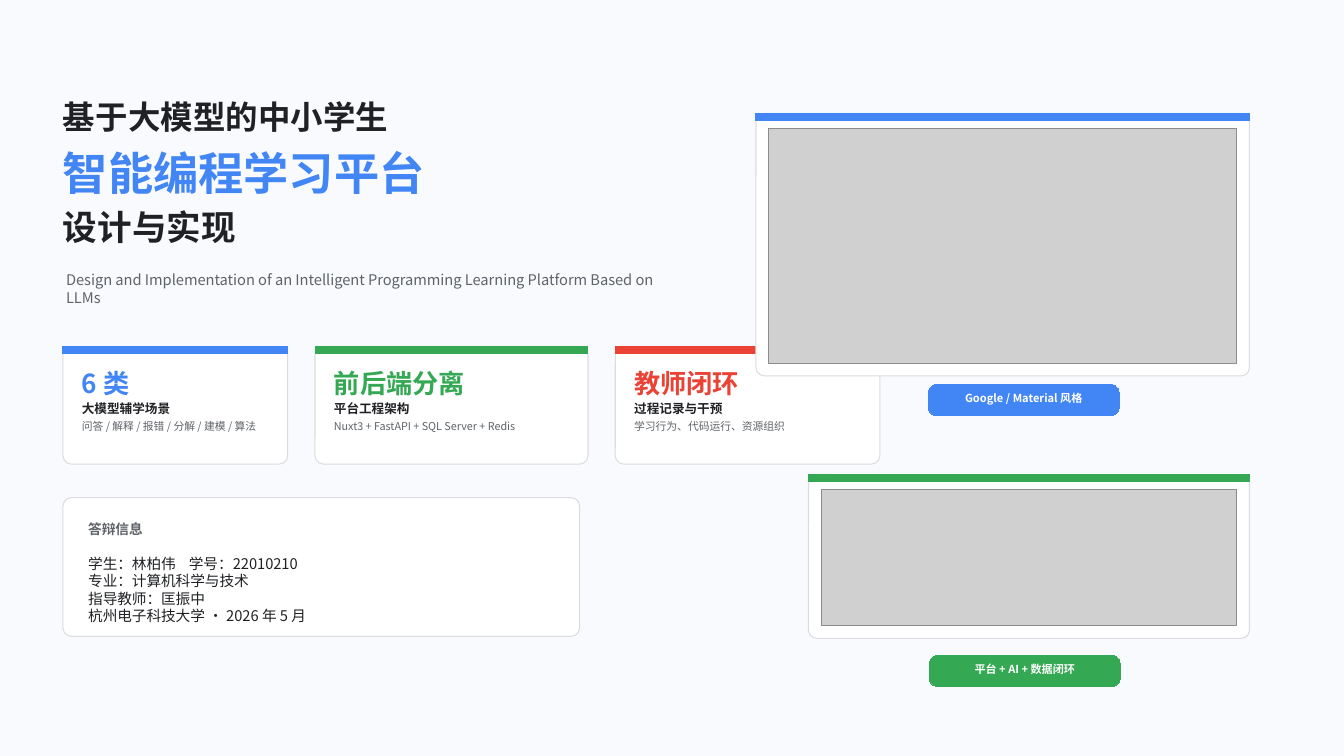
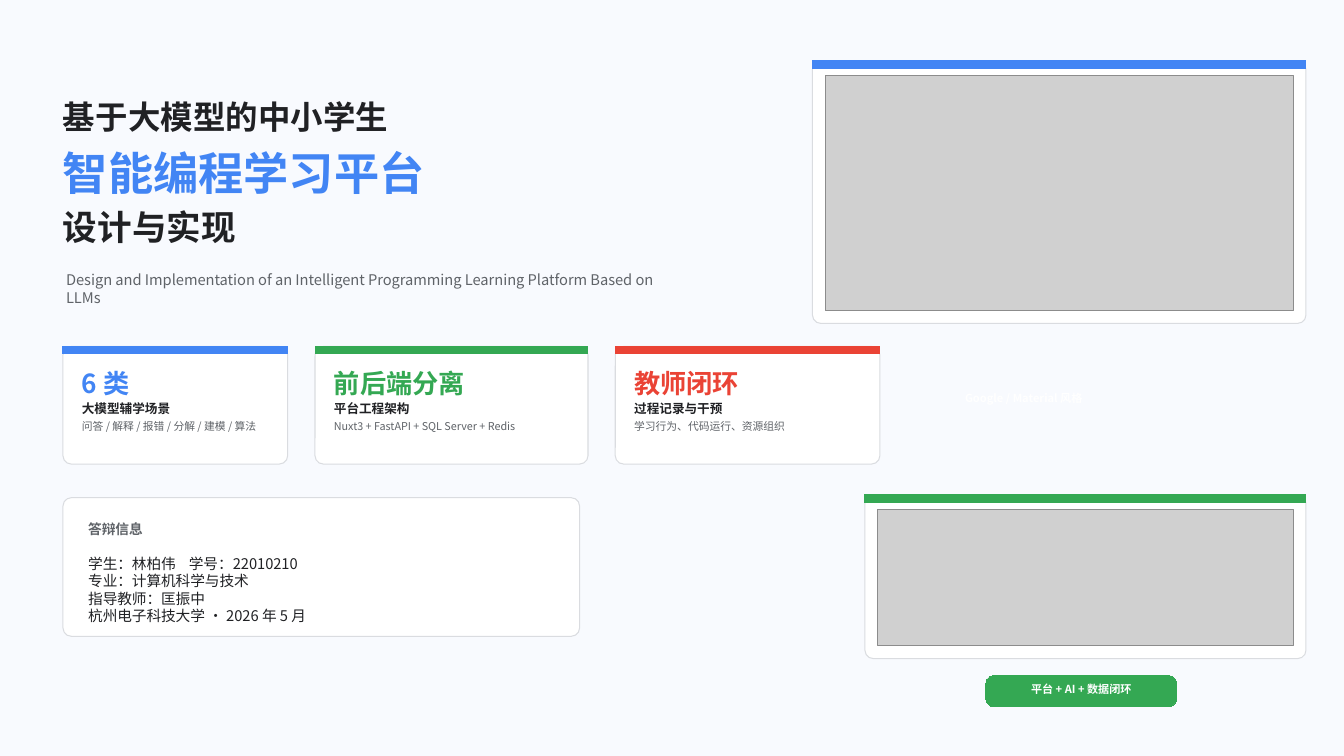
Before and after one commit to BoringLink/GraduationDesign, a slide deck: slide 1 of 毕业设计PPT/基于大模型的中小学生智能编程学习平台答辩-Google风格-详细版.pptx. Drawn at 1344x756 pixels with LibreOffice and Linux fonts; fonts in the diff are those of the drawing; grey boxes stand for pictures. Boxes give left, top, right and bottom in pixels: in the first picture for what was removed or moved away, otherwise in the second. Text is boxed around its words. In the diff, an @@ line names an element or a change of style, - is before the commit and + after.

```diff
--- a/毕业设计PPT/基于大模型的中小学生智能编程学习平台答辩-Google风格-详细版.pptx
+++ b/毕业设计PPT/基于大模型的中小学生智能编程学习平台答辩-Google风格-详细版.pptx
@@ rounded rectangle: place and size @@
-rounded rectangle at (756, 113, 1250, 375)
+rounded rectangle at (813, 60, 1307, 323)
@@ rectangle: place and size @@
-rectangle at (756, 113, 1250, 120)
+rectangle at (813, 60, 1307, 68)
@@ picture: place and size @@
-picture at (768, 128, 1237, 363)
+picture at (826, 76, 1295, 311)
@@ rounded rectangle removed at (929, 384, 1120, 415) @@
@@ text removed at (965, 393, 1082, 405) @@
-Google / Material 风格
@@ 2 rounded rectangles, 1 picture, 1 text, 1 rectangle: place and size @@
-2 rounded rectangles, 1 picture, 1 text, 1 rectangle at (809, 475, 1250, 687)
+2 rounded rectangles, 1 picture, 1 text, 1 rectangle at (865, 495, 1307, 707)
```
Also in this commit, not shown: 5 other files.
